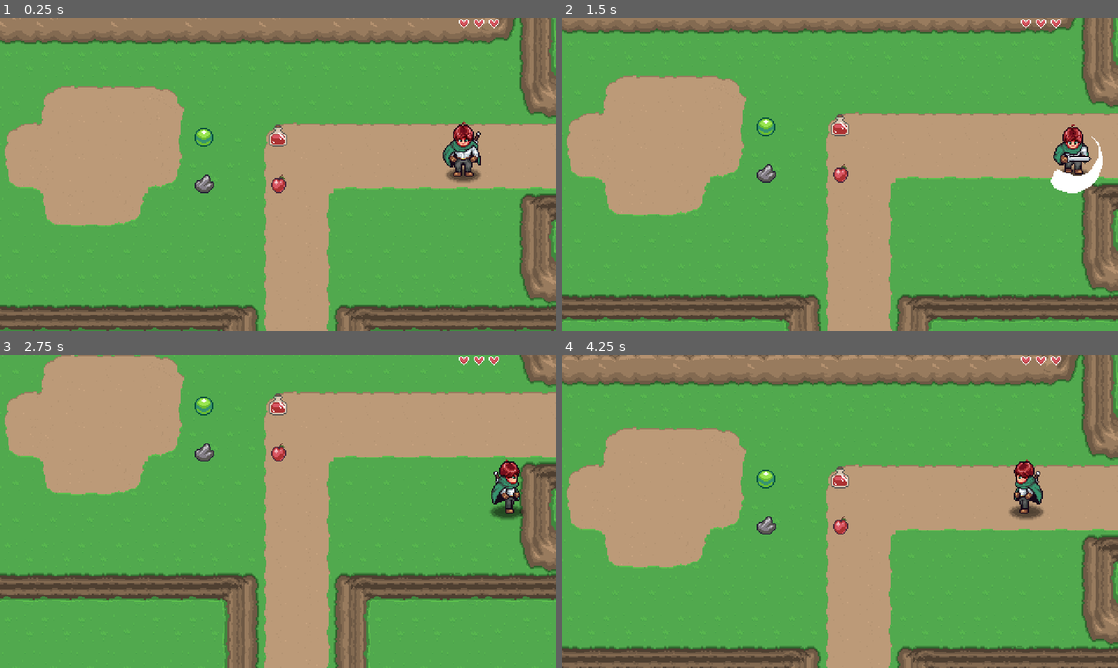
Above: before the commit, frames 1-4 (two rows, left to right).
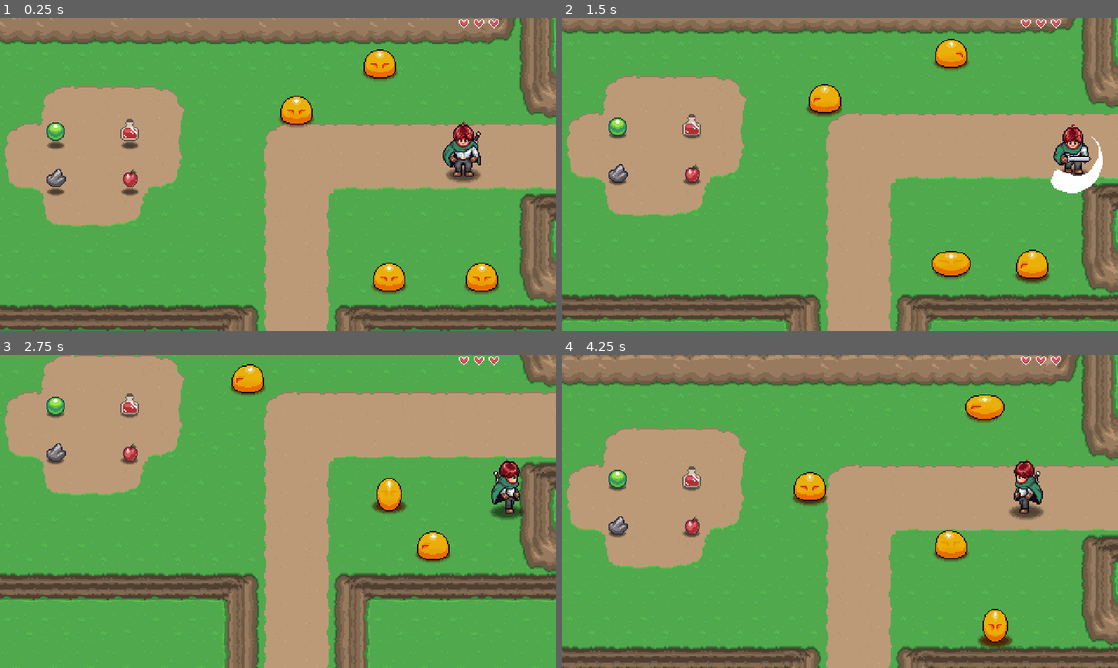
Above: after the commit, the same moments.

Repository: Jefferson000/root-among-the-stars
Game: Godot game, scene res://levels/area01/01.tscn
The game is run twice, just before and just after one commit, with the same random seed, the same clock (stepped at 60 frames per second) and the same inputs. Sound files missing from this copy of the repository are replaced by a short silence.
Inputs:
- Up to frame 1 (0.25 s): no input
- Up to frame 2 (1.5 s): hold D (right) 0.53-1.28 s; hold J (attack) 0.53-1.28 s; hold S (down) from 1.28 s (still down); tap J (attack) at 1.35 s
- Up to frame 3 (2.75 s): release S (down) at 2.03 s; hold D (right) from 2.03 s (still down); hold J (attack) from 2.03 s (still down)
- Up to frame 4 (4.25 s): release D (right) at 2.78 s; release J (attack) at 2.78 s; hold W (up) 2.78-3.53 s; tap J (attack) at 2.85 s; hold A (left) from 3.53 s (still down); hold J (attack) from 3.53 s (still down)

The runs differ from the first frame. In frame 1, 3.4% of the frame differs, in the area x 8-90%, y 10-89%; in frame 2, 3.4%; in frame 3, 2.8%; in frame 4, 3.4%.

Commit message:
enemy drops

Diff:
--- /dev/null
+++ b/features/enemies/scripts/drop_data.gd
@@ -0,0 +1,11 @@
+class_name DropData extends Resource
+
+@export var item : ItemData
+@export_range( 0, 100, 1, "suffix:%" ) var probability : float = 100
+@export_range( 0, 10, 1, "suffix:items" ) var min_amount : int = 1
+@export_range( 0, 10, 1, "suffix:items" ) var max_amount : int = 1
+
+func get_drop_count() -> int:
+	if randf_range(0, 100) >= probability:
+		return 0
+	return randi_range( min_amount, max_amount )
--- a/features/enemies/slime/Slime.tscn
+++ b/features/enemies/slime/Slime.tscn
@@ -13,6 +13,9 @@
 [ext_resource type="Texture2D" uid="uid://nr8dilx8tdid" path="res://features/enemies/slime/sprites/DestroySmoke.png" id="9_oh7ex"]
 [ext_resource type="Script" uid="uid://bxxmukuko2c4f" path="res://features/enemies/state_machine/states/enemy_state_stun.gd" id="10_qbciq"]
 [ext_resource type="Script" uid="uid://d15f4ysvgmbtp" path="res://features/enemies/state_machine/states/enemy_state_destroy.gd" id="12_ia770"]
+[ext_resource type="Script" uid="uid://dgky436nto2tt" path="res://features/enemies/scripts/drop_data.gd" id="13_d1aje"]
+[ext_resource type="Resource" uid="uid://d1en7py2bkqkg" path="res://features/items/resource/apple.tres" id="14_hn7ub"]
+[ext_resource type="Resource" uid="uid://mfoecbfruv1c" path="res://features/items/resource/potion.tres" id="15_hn7ub"]
 
 [sub_resource type="CircleShape2D" id="CircleShape2D_p7yjo"]
 radius = 13.0
@@ -707,6 +710,18 @@
 &"walk_up": SubResource("Animation_p7yjo")
 }
 
+[sub_resource type="Resource" id="Resource_8cqd1"]
+script = ExtResource("13_d1aje")
+item = ExtResource("14_hn7ub")
+max_amount = 4
+metadata/_custom_type_script = "uid://dgky436nto2tt"
+
+[sub_resource type="Resource" id="Resource_v34xt"]
+script = ExtResource("13_d1aje")
+item = ExtResource("15_hn7ub")
+probability = 33.0
+metadata/_custom_type_script = "uid://dgky436nto2tt"
+
 [sub_resource type="Animation" id="Animation_ia770"]
 length = 0.001
 tracks/0/type = "value"
@@ -827,6 +842,7 @@
 
 [node name="Destroy" type="Node" parent="EnemyStateMachine"]
 script = ExtResource("12_ia770")
+drops = Array[ExtResource("13_d1aje")]([SubResource("Resource_8cqd1"), SubResource("Resource_v34xt")])
 
 [node name="AudioStreamPlayer2D" type="AudioStreamPlayer2D" parent="."]
 max_polyphony = 4
--- a/features/enemies/state_machine/states/enemy_state_destroy.gd
+++ b/features/enemies/state_machine/states/enemy_state_destroy.gd
@@ -1,10 +1,16 @@
 class_name EnemyStateDestroy extends EnemyState
+
+const PICKUP = preload("res://features/items/item_pickup/item_pickup.tscn")
 
 @export var anim_name : String = "destroy"
 @export var knockback_speed : float = 200.0
 @export var decelerate_speed : float = 10.0
 
 @export_category("IA")
+
+@export_category("Item Drops")
+@export var drops : Array[ DropData ]
+
 
 var _direction : Vector2
 var _damage_position : Vector2
@@ -17,7 +23,7 @@
 func enter() -> void:
 	enemy.invulnerable = true
 
-	_direction = enemy.global_position.direction_to( _damage_position )
+	_direction = enemy.global_position.direction_to( enemy.player.global_position )
 
 	enemy.set_direction(_direction)
 	enemy.velocity = _direction * -knockback_speed
@@ -25,6 +31,7 @@
 	enemy.update_animation( anim_name )
 	enemy.animation_player.animation_finished.connect( _on_animation_finished )
 	disable_hurt_box()
+	drop_items()
 
 ## When the enemy leaves this state
 func exit() -> void:
@@ -51,3 +58,18 @@
 	var hurt_box : HurtBox = enemy.get_node_or_null("HurtBox")
 	if hurt_box:
 		hurt_box.monitoring = false
+
+func drop_items() -> void:
+	if drops.size() == 0:
+		return
+
+	for i in drops.size():
+		if drops[ i ] == null or drops[ i ].item == null:
+			continue
+		var drop_count : int = drops[ i ].get_drop_count()
+		for j in drop_count:
+			var drop : ItemPickup = PICKUP.instantiate() as ItemPickup
+			drop.item_data = drops[ i ].item
+			enemy.get_parent().call_deferred( "add_child", drop )
+			drop.global_position = enemy.global_position
+			drop.velocity = 0.5 * enemy.velocity.rotated( randf_range( -1.5, 1.5 ) ) * randf_range( 0.9 , 1.5 )
--- a/features/enemies/state_machine/states/enemy_state_stun.gd
+++ b/features/enemies/state_machine/states/enemy_state_stun.gd
@@ -20,7 +20,7 @@
 	enemy.invulnerable = true
 	_animation_finished = false
 
-	_direction = enemy.global_position.direction_to( _damage_position )
+	_direction = enemy.global_position.direction_to( enemy.player.global_position )
 
 	enemy.set_direction(_direction)
 	enemy.velocity = _direction * -knockback_speed
--- a/features/items/item_pickup/item_pickup.gd
+++ b/features/items/item_pickup/item_pickup.gd
@@ -1,18 +1,22 @@
 @tool
-class_name ItemPickup extends Node2D
+class_name ItemPickup extends CharacterBody2D
 
 @export var item_data : ItemData : set = _set_item_data
 
 @onready var area_2d: Area2D = $Area2D
 @onready var audio_stream_player_2d: AudioStreamPlayer2D = $AudioStreamPlayer2D
 @onready var sprite_2d: Sprite2D = $Sprite2D
-
 func _ready() -> void:
 	_update_texture()
 	if Engine.is_editor_hint():
 		return
 	area_2d.body_entered.connect( _on_body_entered )
 
+func _physics_process(delta: float) -> void:
+	var collision_info = move_and_collide( velocity * delta )
+	if collision_info:
+		velocity = velocity.bounce( collision_info.get_normal() )
+	velocity -= velocity * delta * 4
 
 func _on_body_entered( b ) -> void:
 	if b is Player:
--- a/features/items/item_pickup/item_pickup.tscn
+++ b/features/items/item_pickup/item_pickup.tscn
@@ -1,19 +1,81 @@
-[gd_scene load_steps=4 format=3 uid="uid://cltnqjedkaiq1"]
+[gd_scene load_steps=10 format=3 uid="uid://cltnqjedkaiq1"]
 
 [ext_resource type="Script" uid="uid://dwun4dp01xlir" path="res://features/items/item_pickup/item_pickup.gd" id="1_aw208"]
+[ext_resource type="Texture2D" uid="uid://bcajfhwm3vcrr" path="res://features/player/sprites/Shadow.png" id="2_3xnrt"]
 [ext_resource type="AudioStream" uid="uid://cjaenktvgqqvx" path="res://features/items/item_pickup/item_pickup.wav" id="2_hquvi"]
+[ext_resource type="Texture2D" uid="uid://dctc2ch6806x5" path="res://features/items/sprites/items.png" id="2_y3gli"]
 
 [sub_resource type="CircleShape2D" id="CircleShape2D_aw208"]
 
-[node name="ItemPickup" type="Node2D"]
+[sub_resource type="AtlasTexture" id="AtlasTexture_4qqw2"]
+atlas = ExtResource("2_y3gli")
+region = Rect2(0, 0, 32, 32)
+
+[sub_resource type="Animation" id="Animation_3xnrt"]
+resource_name = "default"
+step = 0.05
+tracks/0/type = "value"
+tracks/0/imported = false
+tracks/0/enabled = true
+tracks/0/path = NodePath("Sprite2D:position")
+tracks/0/interp = 1
+tracks/0/loop_wrap = true
+tracks/0/keys = {
+"times": PackedFloat32Array(0, 0.2, 0.4, 0.55, 0.7, 0.8, 0.9),
+"transitions": PackedFloat32Array(-2, -2, -2, -2, -2, -2, -2),
+"update": 0,
+"values": [Vector2(0, 0), Vector2(0, -6), Vector2(0, 0), Vector2(0, -3), Vector2(0, 0), Vector2(0, -1), Vector2(0, 0)]
+}
+
+[sub_resource type="Animation" id="Animation_y3gli"]
+length = 0.001
+tracks/0/type = "value"
+tracks/0/imported = false
+tracks/0/enabled = true
+tracks/0/path = NodePath("Sprite2D:position")
+tracks/0/interp = 1
+tracks/0/loop_wrap = true
+tracks/0/keys = {
+"times": PackedFloat32Array(0),
+"transitions": PackedFloat32Array(1),
+"update": 0,
+"values": [Vector2(0, 0)]
+}
+
+[sub_resource type="AnimationLibrary" id="AnimationLibrary_4qqw2"]
+_data = {
+&"RESET": SubResource("Animation_y3gli"),
+&"default": SubResource("Animation_3xnrt")
+}
+
+[node name="ItemPickup" type="CharacterBody2D"]
+collision_layer = 0
+collision_mask = 16
+motion_mode = 1
 script = ExtResource("1_aw208")
+
+[node name="CollisionShape2D" type="CollisionShape2D" parent="."]
+shape = SubResource("CircleShape2D_aw208")
 
 [node name="Area2D" type="Area2D" parent="."]
 
 [node name="CollisionShape2D" type="CollisionShape2D" parent="Area2D"]
 shape = SubResource("CircleShape2D_aw208")
 
+[node name="ShadowSprite2D" type="Sprite2D" parent="."]
+modulate = Color(0, 0, 0, 0.6)
+position = Vector2(0, 7)
+scale = Vector2(0.5, 0.5)
+texture = ExtResource("2_3xnrt")
+
 [node name="Sprite2D" type="Sprite2D" parent="."]
+texture = SubResource("AtlasTexture_4qqw2")
 
 [node name="AudioStreamPlayer2D" type="AudioStreamPlayer2D" parent="."]
 stream = ExtResource("2_hquvi")
+
+[node name="AnimationPlayer" type="AnimationPlayer" parent="."]
+libraries = {
+&"": SubResource("AnimationLibrary_4qqw2")
+}
+autoplay = "default"
--- a/levels/area01/01.tscn
+++ b/levels/area01/01.tscn
@@ -1,10 +1,11 @@
-[gd_scene load_steps=10 format=4 uid="uid://b2o87xtjxaa2"]
+[gd_scene load_steps=11 format=4 uid="uid://b2o87xtjxaa2"]
 
 [ext_resource type="Script" uid="uid://cohctxg8evdaf" path="res://levels/Level.gd" id="1_l2ak3"]
 [ext_resource type="PackedScene" uid="uid://bcr6f7n3fl2rf" path="res://shared/resources/tilesets/grass-01.tscn" id="1_xlvri"]
 [ext_resource type="PackedScene" uid="uid://bshvgbqkuoyd1" path="res://levels/components/level_transition/level_transition.tscn" id="2_fl0jm"]
 [ext_resource type="PackedScene" uid="uid://dx4udcgwadoh" path="res://levels/components/spawn/player_spawn.tscn" id="2_sqbdx"]
 [ext_resource type="PackedScene" uid="uid://cltnqjedkaiq1" path="res://features/items/item_pickup/item_pickup.tscn" id="5_bklj5"]
+[ext_resource type="PackedScene" uid="uid://vmw7yyqw7eqj" path="res://features/enemies/slime/Slime.tscn" id="5_dh2nq"]
 [ext_resource type="Resource" uid="uid://dqo1mmfwo6462" path="res://features/items/resource/gem.tres" id="6_bklj5"]
 [ext_resource type="Resource" uid="uid://mfoecbfruv1c" path="res://features/items/resource/potion.tres" id="7_s4jhe"]
 [ext_resource type="Resource" uid="uid://neoo117tq8jj" path="res://features/items/resource/stone.tres" id="8_lkonf"]
@@ -32,17 +33,29 @@
 side = 3
 
 [node name="ItemPickup" parent="." instance=ExtResource("5_bklj5")]
-position = Vector2(208, 112)
+position = Vector2(80, 112)
 item_data = ExtResource("6_bklj5")
 
 [node name="ItemPickup2" parent="." instance=ExtResource("5_bklj5")]
-position = Vector2(272, 112)
+position = Vector2(144, 112)
 item_data = ExtResource("7_s4jhe")
 
 [node name="ItemPickup3" parent="." instance=ExtResource("5_bklj5")]
-position = Vector2(208, 152)
+position = Vector2(80, 152)
 item_data = ExtResource("8_lkonf")
 
 [node name="ItemPickup4" parent="." instance=ExtResource("5_bklj5")]
-position = Vector2(272, 152)
+position = Vector2(144, 152)
 item_data = ExtResource("9_skxhh")
+
+[node name="Slime" parent="." instance=ExtResource("5_dh2nq")]
+position = Vector2(368, 240)
+
+[node name="Slime2" parent="." instance=ExtResource("5_dh2nq")]
+position = Vector2(448, 240)
+
+[node name="Slime3" parent="." instance=ExtResource("5_dh2nq")]
+position = Vector2(288, 96)
+
+[node name="Slime4" parent="." instance=ExtResource("5_dh2nq")]
+position = Vector2(360, 56)
Not shown, added: features/enemies/scripts/drop_data.gd.uid
Not shown: 1 places in features/enemies/slime/Slime.tscn that only renumber resources
